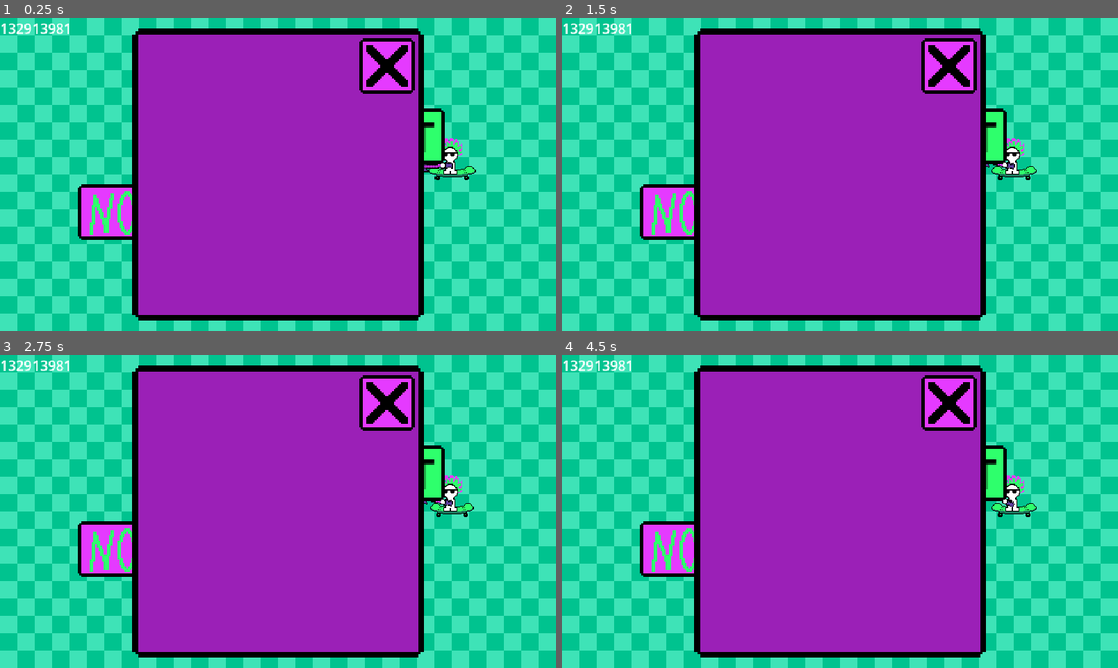
Above: before the commit, frames 1-4 (two rows, left to right).
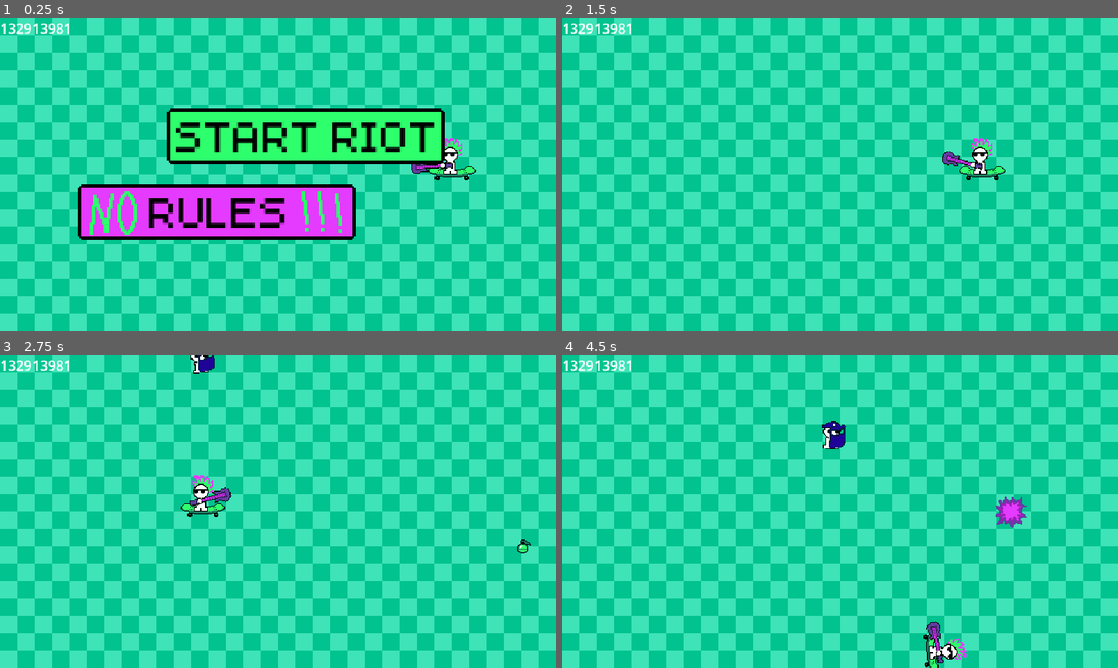
Above: after the commit, the same moments.

Repository: KyleTiley/PlayfulAnarchy
Game: Godot game, scene res://main.tscn
Same seed, same stepped clock (60 frames per second), same inputs: the game is played once before the commit and once after it.
Inputs (mouse positions are in pixels of both pictures, inside the frame that each line leads up to):
- Up to frame 1 (0.25 s): no input
- Up to frame 2 (1.5 s): click (951, 64) at 0.52 s; click "START RIOT" at 1.25 s
- Up to frame 3 (2.75 s): click (305, 473) at 2 s, where only the run before the commit has a clickable "START RIOT"
- Up to frame 4 (4.5 s): move the mouse to (962, 495) at 2.77 s; hold D (right_input) 2.78-3.53 s; move the mouse to (728, 527) at 3.52 s; hold S (down_input) 3.53-4.28 s; move the mouse to (895, 442) at 4.27 s; hold D (right_input) from 4.28 s (still down)

The runs differ from the first frame. In frame 1, 49% of the frame differs, in the area x 23-77%, y 3-97%; in frame 2, 52%; in frame 3, 52%; in frame 4, 52%, in the area x 14-86%, y 3-100%.

Commit message:
Menu sorted

Diff:
--- a/main.tscn
+++ b/main.tscn
@@ -15,6 +15,7 @@
 [ext_resource type="Texture2D" uid="uid://c4adfwv0se44x" path="res://Assets/NO.png" id="12_3a6oy"]
 [ext_resource type="Texture2D" uid="uid://p7ggmtbyy8kn" path="res://Assets/CloseButton.png" id="12_tmwf6"]
 [ext_resource type="Texture2D" uid="uid://bm5swhtfn7v1s" path="res://Assets/Exclame.png" id="13_ndpvt"]
+[ext_resource type="Texture2D" uid="uid://balr4cvfmipxb" path="res://Assets/CloseButton2.png" id="16_8fr2y"]
 
 [sub_resource type="RectangleShape2D" id="RectangleShape2D_nbo67"]
 size = Vector2(20, 360)
@@ -214,6 +215,7 @@
 texture = ExtResource("13_ndpvt")
 
 [node name="Rules" type="Control" parent="Menu"]
+visible = false
 layout_mode = 1
 anchors_preset = 15
 anchor_right = 1.0
@@ -231,7 +233,7 @@
 scale = Vector2(3.5, 3.5)
 texture = ExtResource("11_vi1af")
 
-[node name="TextureButton" type="TextureButton" parent="Menu/Rules"]
+[node name="CloseButton" type="TextureButton" parent="Menu/Rules"]
 texture_filter = 1
 layout_mode = 0
 offset_left = 413.0
@@ -240,6 +242,8 @@
 offset_bottom = 55.0
 scale = Vector2(2, 2)
 texture_normal = ExtResource("12_tmwf6")
+texture_pressed = ExtResource("12_tmwf6")
+texture_hover = ExtResource("16_8fr2y")
 
 [connection signal="StartGame" from="Game" to="Game/Player" method="_on_game_start_game"]
 [connection signal="StartGame" from="Game" to="Game/CopSpawner" method="_on_game_start_game"]
@@ -248,3 +252,4 @@
 [connection signal="pressed" from="Menu/PlayButton" to="Game" method="_on_play_button_pressed"]
 [connection signal="pressed" from="Menu/PlayButton" to="Menu" method="_on_play_button_pressed"]
 [connection signal="pressed" from="Menu/RulesButton" to="Menu" method="_on_rules_button_pressed"]
+[connection signal="pressed" from="Menu/Rules/CloseButton" to="Menu" method="_on_close_button_pressed"]
Binary file added: Assets/CloseButton2.png
Not shown, added: Assets/CloseButton2.png.import
Binary file changed: Assets/PlayfulAnarchy.aseprite
Not shown: 1 places in main.tscn that only renumber resources
